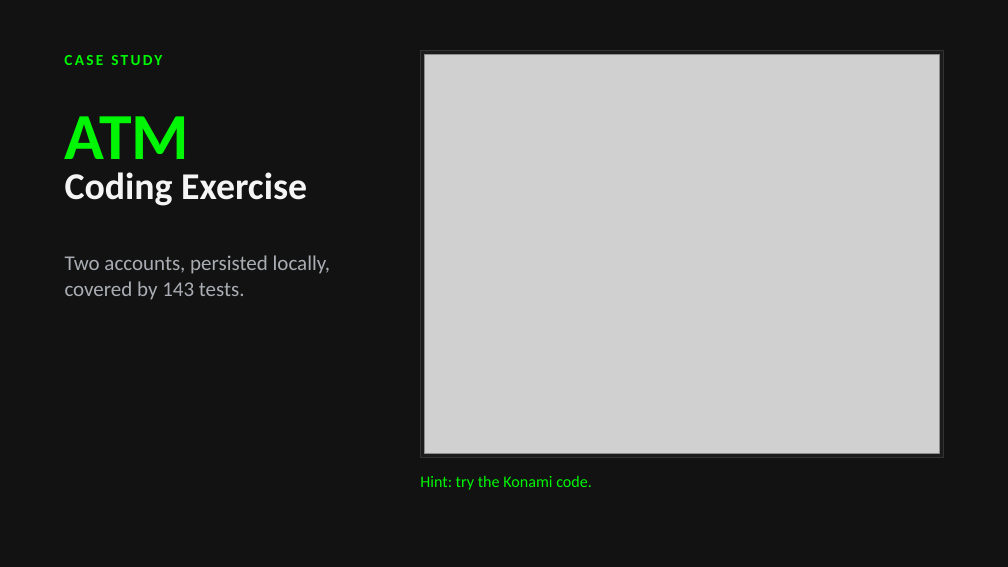
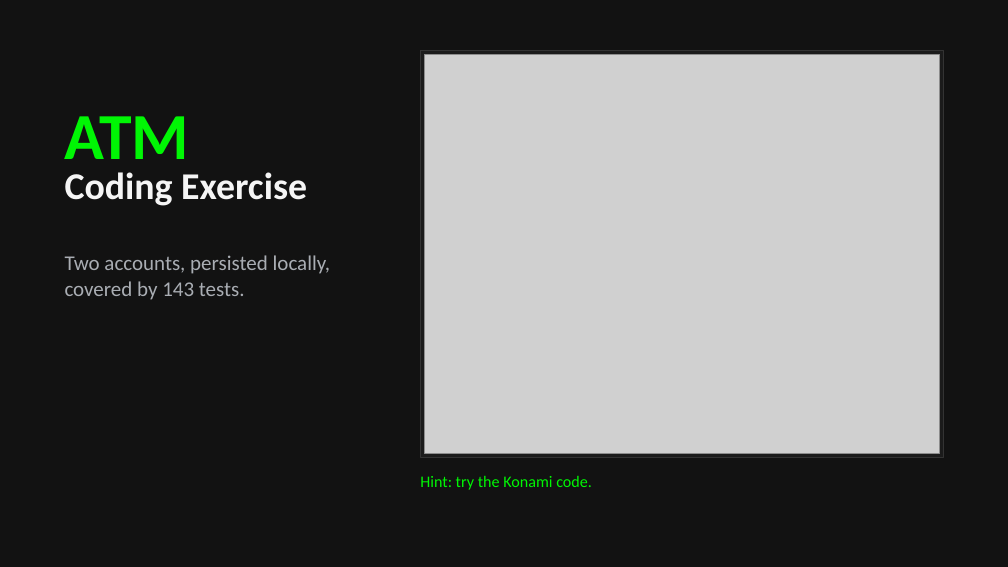
Before and after one commit to johndifini/atm, a slide deck: slide 1 of design/atm-deck.pptx. Drawn at 1008x567 pixels with LibreOffice and Linux fonts; fonts in the diff are those of the drawing; grey boxes stand for pictures. Boxes give left, top, right and bottom in pixels: in the first picture for what was removed or moved away, otherwise in the second. Text is boxed around its words. In the diff, an @@ line names an element or a change of style, - is before the commit and + after.

```diff
--- a/design/atm-deck.pptx
+++ b/design/atm-deck.pptx
@@ text removed at [64,55,162,65] @@
-CASE STUDY
```
Also in this commit, not shown: 1 slide added, 2 other files.
